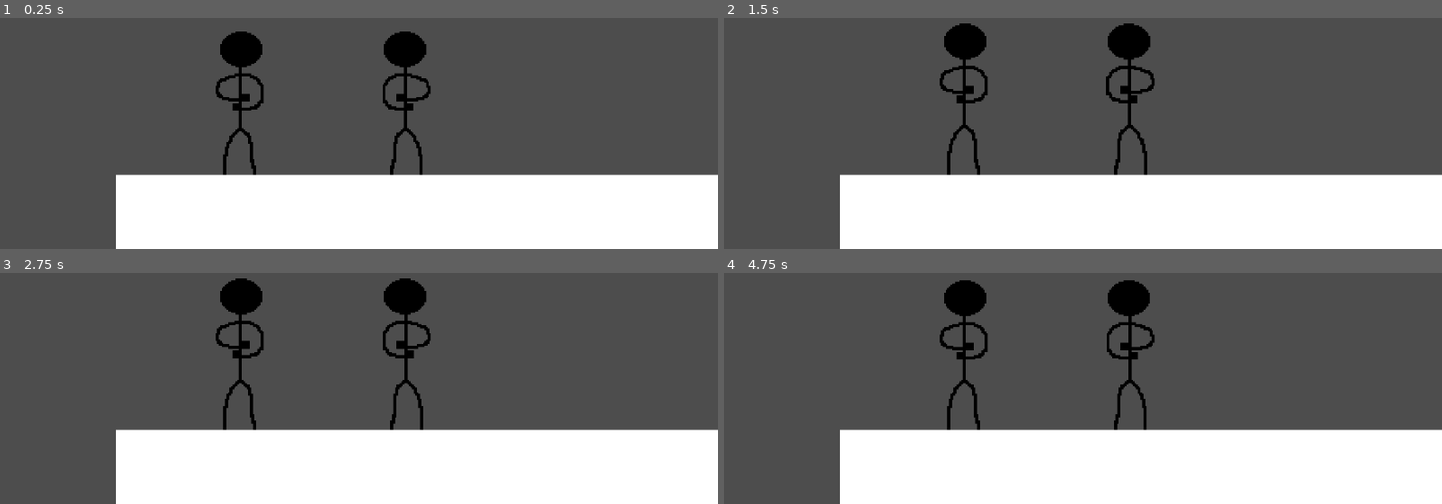
Above: before the commit, frames 1-4 (two rows, left to right).
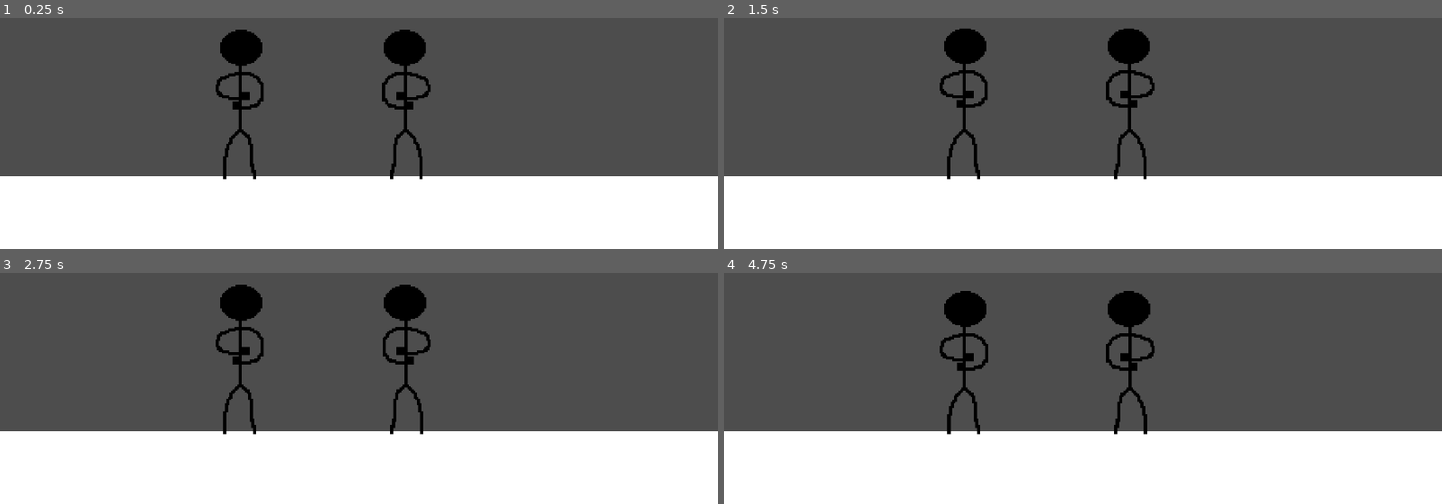
Above: after the commit, the same moments.

Repository: Cristiansuper1/Godot_JogoProject
Game: Godot game, scene res://scenes/world.tscn
The game is run twice, just before and just after one commit, with the same random seed, the same clock (stepped at 60 frames per second) and the same inputs.
Inputs:
- Up to frame 1 (0.25 s): no input
- Up to frame 2 (1.5 s): no input
- Up to frame 3 (2.75 s): no input
- Up to frame 4 (4.75 s): no input

The runs differ from the first frame. In frame 1, 6.6% of the frame differs, in the area x 0-100%, y 5-100%; in frame 2, 7.6%; in frame 3, 7.8%; in frame 4, 8.4%, in the area x 0-100%, y 3-100%.

Commit message:
atualizacao, parede, mais coisa

Diff:
--- a/project.godot
+++ b/project.godot
@@ -122,6 +122,13 @@
 ]
 }
 
+[layer_names]
+
+2d_physics/layer_1="World"
+2d_physics/layer_2="Pushbox"
+2d_physics/layer_3="Hitbox"
+2d_physics/layer_4="Hurtbox"
+
 [rendering]
 
 textures/canvas_textures/default_texture_filter=0
--- a/scenes/player.tscn
+++ b/scenes/player.tscn
@@ -673,16 +673,23 @@
 "speed": 5.0
 }]
 
-[sub_resource type="RectangleShape2D" id="RectangleShape2D_bwjto"]
-size = Vector2(28, 99)
+[sub_resource type="CapsuleShape2D" id="CapsuleShape2D_k0juu"]
+resource_local_to_scene = true
+radius = 14.0
+height = 95.0
 
 [sub_resource type="RectangleShape2D" id="RectangleShape2D_1jxqw"]
+resource_local_to_scene = true
 size = Vector2(34.5, 97.5)
 
 [sub_resource type="RectangleShape2D" id="RectangleShape2D_dw050"]
+resource_local_to_scene = true
 size = Vector2(19, 9)
 
 [node name="Player" type="CharacterBody2D" unique_id=131070923]
+collision_layer = 2
+collision_mask = 3
+floor_stop_on_slope = false
 script = ExtResource("1_1jxqw")
 light_punch_atk = ExtResource("2_pf23h")
 medium_punch_atk = ExtResource("3_dt7fs")
@@ -696,7 +703,7 @@
 
 [node name="CollisionShape2D" type="CollisionShape2D" parent="." unique_id=381380714]
 position = Vector2(-2, 0.5)
-shape = SubResource("RectangleShape2D_bwjto")
+shape = SubResource("CapsuleShape2D_k0juu")
 
 [node name="StateMachine" type="Node" parent="." unique_id=731662756 node_paths=PackedStringArray("player", "anim")]
 script = ExtResource("16_op7ga")
@@ -731,6 +738,8 @@
 script = ExtResource("26_ujl30")
 
 [node name="Hurtbox" type="Area2D" parent="." unique_id=593916100]
+collision_layer = 8
+collision_mask = 0
 
 [node name="CollisionShape2D" type="CollisionShape2D" parent="Hurtbox" unique_id=448337511]
 position = Vector2(-1.75, 0.25)
@@ -738,6 +747,8 @@
 debug_color = Color(0, 0.6413147, 0.3412084, 0.41960785)
 
 [node name="Hitbox" type="Area2D" parent="." unique_id=815354644]
+collision_layer = 4
+collision_mask = 8
 
 [node name="CollisionShape2D" type="CollisionShape2D" parent="Hitbox" unique_id=1058286077]
 light_mask = 2
--- a/scenes/world.tscn
+++ b/scenes/world.tscn
@@ -5,11 +5,17 @@
 [ext_resource type="PackedScene" uid="uid://dut8rv75r4bb1" path="res://scenes/player.tscn" id="2_k0juu"]
 [ext_resource type="PackedScene" uid="uid://dt1u3yrsekrx6" path="res://scenes/dummy.tscn" id="3_71j4m"]
 
+[sub_resource type="RectangleShape2D" id="RectangleShape2D_pn7r1"]
+size = Vector2(26, 273)
+
+[sub_resource type="RectangleShape2D" id="RectangleShape2D_j58t4"]
+size = Vector2(25, 269)
+
 [node name="World" type="Node2D" unique_id=1293097618]
 script = ExtResource("1_k0juu")
 
 [node name="Ground" parent="." unique_id=1270602297 instance=ExtResource("1_4wyf3")]
-position = Vector2(-149, 87)
+position = Vector2(-241, 88)
 
 [node name="Players" type="Node" parent="." unique_id=1374982312]
 
@@ -26,4 +32,18 @@
 zoom = Vector2(2.5, 2.5)
 
 [node name="Node2D" parent="Players" unique_id=383703282 instance=ExtResource("3_71j4m")]
-position = Vector2(86, -91)
+position = Vector2(370, -143)
+
+[node name="WallLeft" type="StaticBody2D" parent="." unique_id=1948043897]
+collision_mask = 0
+
+[node name="CollisionShape2D" type="CollisionShape2D" parent="WallLeft" unique_id=407281547]
+position = Vector2(-224, 2.5)
+shape = SubResource("RectangleShape2D_pn7r1")
+
+[node name="WallRight" type="StaticBody2D" parent="." unique_id=803824703]
+collision_mask = 0
+
+[node name="CollisionShape2D" type="CollisionShape2D" parent="WallRight" unique_id=1223462192]
+position = Vector2(218.5, -0.5)
+shape = SubResource("RectangleShape2D_j58t4")
--- a/scripts/player.gd
+++ b/scripts/player.gd
@@ -2,6 +2,9 @@
 class_name Player
 
 signal take_damage(event: String)
+
+var received_hitstun: int = 0
+var received_damage: int = 0
 
 @export var input_prefix: String = "p1_"
 @export var speed: float = 200.0
@@ -17,6 +20,9 @@
 @onready var cur_atk: AttackData
 @onready var hitbox_col = $Hitbox/CollisionShape2D
 
+@onready var body_col = $CollisionShape2D
+@onready var hurtbox_col = $Hurtbox/CollisionShape2D
+
 @onready var char_name = "ryu"
 
 var is_facing_right: bool = true
@@ -26,7 +32,7 @@
 @onready var char_move_list = {}
 
 func set_hitbox_active(is_active: bool) -> void:
-	hitbox_col.disabled = not is_active
+	hitbox_col.set_deferred("disabled", not is_active)
 
 func setup_hitbox() -> void:
 	if cur_atk and hitbox_col.shape is RectangleShape2D:
@@ -45,7 +51,43 @@
 		is_facing_right = true
 		anim.flip_h = false
 
-func _on_hurtbox_area_entered(area: Area2D) -> void:
-	if area.owner != self:
-		print("AAAAAAAAAAAAAAAAAAAAAAAAAAAAAAAAAAAAAAAAAAI!")
-		take_damage.emit("HURT")
+func _ready() -> void:
+	$Hitbox.area_entered.connect(_on_hitbox_area_entered)
+	floor_max_angle = 0.0
+	floor_snap_length = 0.0
+
+func _on_hitbox_area_entered(area: Area2D) -> void:
+	if area.owner != self and area.owner is Player and cur_atk:
+		var target = area.owner as Player
+		target.receive_hit(cur_atk, global_position.x)
+		print("aiiii doeu")
+
+func receive_hit(atk: AttackData, attacker_pos_x: float) -> void:
+	received_damage = atk.damage
+	received_hitstun = atk.hitstun_frames
+
+	var push_dir = 1.0 if attacker_pos_x < global_position.x else -1.0
+	velocity.x = push_dir * atk.knockback.x
+	velocity.y = atk.knockback.y
+
+	state_machine.send_event("HURT")
+
+func set_crouch_boxes(crouching: bool) -> void:
+	if crouching:
+		hurtbox_col.position = Vector2(-1.75, 20.0)
+		hurtbox_col.shape.size = Vector2(34.5, 58.0)
+
+		body_col.position = Vector2(-2.0, 20.0)
+		if body_col.shape is CapsuleShape2D:
+			body_col.shape.height = 60.0
+		elif body_col.shape is RectangleShape2D:
+			body_col.shape.size = Vector2(28.0, 60.0)
+	else:
+		hurtbox_col.position = Vector2(-1.75, 0.25)
+		hurtbox_col.shape.size = Vector2(34.5, 97.5)
+
+		body_col.position = Vector2(-2.0, 0.5)
+		if body_col.shape is CapsuleShape2D:
+			body_col.shape.height = 95.0
+		elif body_col.shape is RectangleShape2D:
+			body_col.shape.size = Vector2(28.0, 99.0)
--- a/scripts/resources/transitions.gd
+++ b/scripts/resources/transitions.gd
@@ -6,19 +6,27 @@
 		"MOVE": "MOVE",
 		"CROUCH": "CROUCH",
 		"ATTACK": "ATTACK",
+		"HURT": "HURT",
 	},
 	"JUMP" : {
-		"JUMP_END": "IDLE"
+		"AIRBORNE": "AIRBORNE",
+		"JUMP_END": "IDLE",
 	},
 	"MOVE" : {
 		"JUMP": "JUMP",
 		"STOP": "IDLE",
 		"CROUCH": "CROUCH",
 		"ATTACK": "ATTACK",
+		"HURT": "HURT",
 	},
 	"CROUCH" : {
 		"JUMP": "JUMP",
 		"CROUCH_END": "IDLE",
+		"HURT": "HURT",
+	},
+	"ATTACK": {
+		"ATTACK_END": "IDLE",
+		"HURT": "HURT",
 	},
 	"AIRBORNE" : {
 		"LAND": "IDLE",
@@ -26,6 +34,12 @@
 	},
 	"AIRBORNE_ATTACK": {
 		"LAND": "IDLE",
-		"ATTACK_END": "AIRBONE"
+		"ATTACK_END": "AIRBONE_RECOVERY"
+	},
+	"AIRBORNE_RECOVERY": {
+		"LAND": "IDLE",
+	},
+	"HURT": {
+		"HURT_END": "IDLE",
 	}
 }
--- a/scripts/state_machine.gd
+++ b/scripts/state_machine.gd
@@ -21,10 +21,12 @@
 		"STOP": "IDLE",
 		"CROUCH": "CROUCH",
 		"ATTACK": "ATTACK",
+		"HURT": "HURT",
 	},
 	"CROUCH" : {
 		"JUMP": "JUMP",
 		"CROUCH_END": "IDLE",
+		"HURT": "HURT"
 	},
 	"ATTACK": {
 		"ATTACK_END": "IDLE",
@@ -40,7 +42,6 @@
 	},
 	"AIRBORNE_RECOVERY" : {
 		"LAND": "IDLE",
-		"ATTACK_END": "AIRBORNE"
 	},
 	"HURT" : {
 		"HURT_END": "IDLE",
--- a/scripts/states/crouch.gd
+++ b/scripts/states/crouch.gd
@@ -2,9 +2,10 @@
 
 func enter():
 	anim.play("crouch")
+	player.set_crouch_boxes(true)
 
 func exit():
-	pass
+	player.set_crouch_boxes(false)
 
 func update(_delta: float):
 	player.check_auto_turn()
--- a/scripts/states/hurt.gd
+++ b/scripts/states/hurt.gd
@@ -1,22 +1,27 @@
 extends State
+
+var current_frame: int = 0
 
 var total_time = 0
 var atk_time_stamp = 0
 var timer = 0
 
 func enter():
-	total_time = player.cur_atk.startup + player.cur_atk.active + player.cur_atk.recovery
-	atk_time_stamp = get_parent().get_step()
+	current_frame = 0
 	anim.play("hurt")
-	print("HELLO WORLD")
+
+	player.set_hitbox_active(false)
 
 func exit():
-	pass
+	current_frame = 0
 
-func update(_delta: float):
-	timer += 1
-	print(timer)
-	if timer >= player.cur_atk.knockback_strenght * 10:
-		timer = 0
+func update(delta: float):
+	current_frame += 1
+	if not player.is_on_floor():
+		player.velocity.y += player.gravity * delta
+
+	player.velocity.x = move_toward(player.velocity.x, 0.0, player.speed * 2.0 * delta)
+	player.move_and_slide()
+
+	if current_frame >= player.received_hitstun:
 		get_parent().send_event("HURT_END")
-	pass
